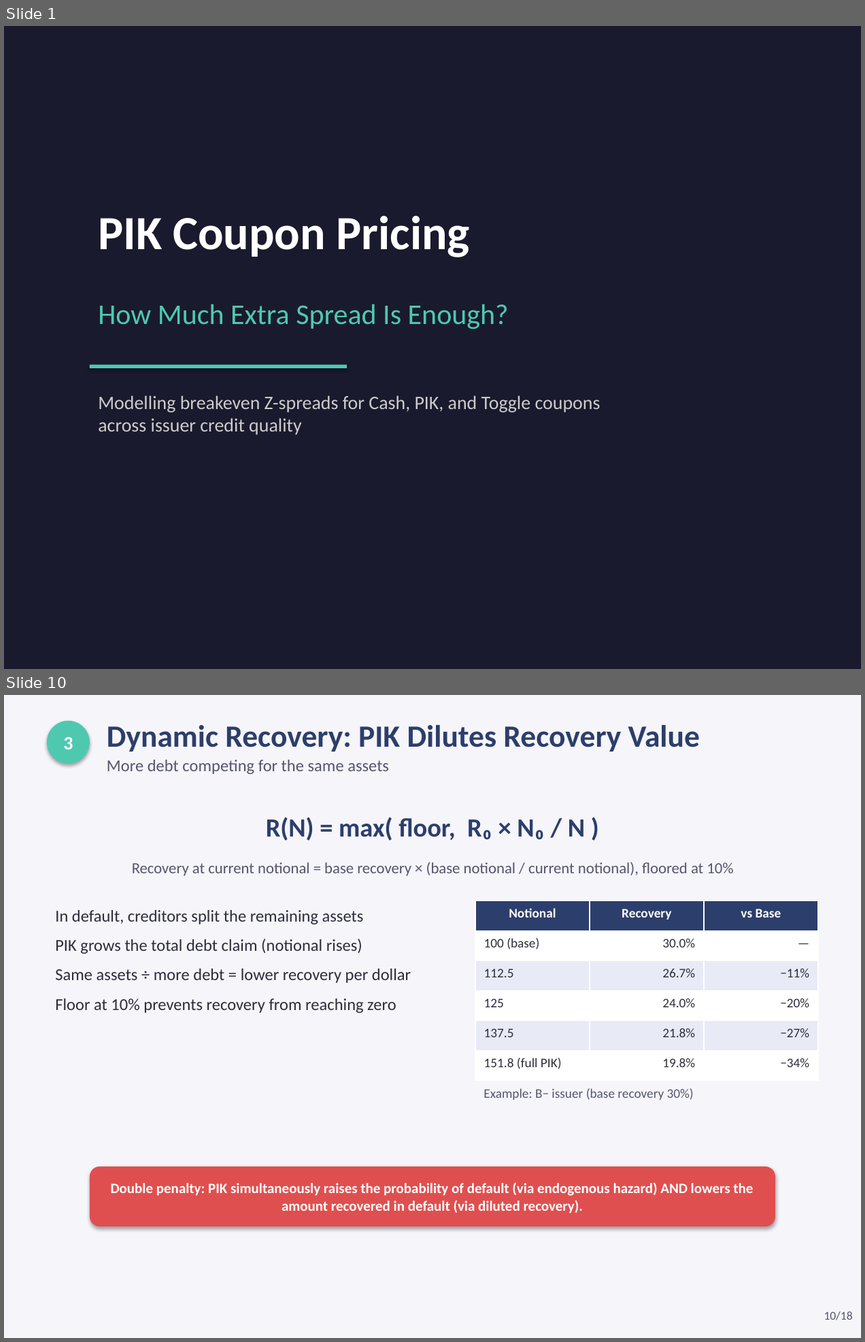
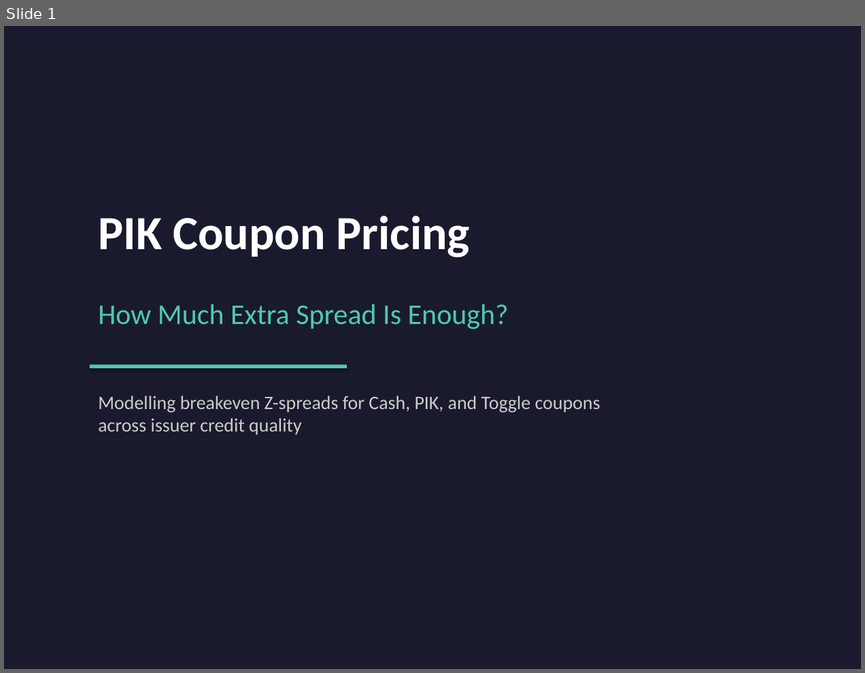
Before and after one commit to jeickmeier/rfin, a slide deck: finstack-py/examples/scripts/valuations/instruments/pik_coupon_pricing.pptx. Shown one above the other, each under a label of ours: slides 1 and 10 before the commit, slide 1 after it; the slides between them are not shown. The pictures are 865x1342 and 865x673 pixels, drawn with LibreOffice and Linux fonts; fonts in the diff are those of the drawing. Boxes give left, top, right and bottom in pixels: in the first picture for what was removed or moved away, otherwise in the second. Text is boxed around its words. In the diff, an @@ line names an element or a change of style, - is before the commit and + after.

```diff
--- a/finstack-py/examples/scripts/valuations/instruments/pik_coupon_pricing.pptx
+++ b/finstack-py/examples/scripts/valuations/instruments/pik_coupon_pricing.pptx
@@ slide 10 removed at [4, 695, 861, 1338], background #F5F5FA @@
@@ ellipse removed at [47, 721, 90, 764] @@
-3
@@ text removed at [107, 725, 700, 751] @@
-Dynamic Recovery: PIK Dilutes Recovery Value
@@ text removed at [107, 760, 389, 774] @@
-More debt competing for the same assets
@@ text removed at [266, 817, 585, 841] @@
-R(N) = max( floor, R₀ × N₀ / N )
@@ text removed at [132, 862, 733, 876] @@
-Recovery at current notional = base recovery × (base notional / current notional), floored at 10%
@@ text removed at [55, 910, 411, 1013] @@
-In default, creditors split the remaining assets
-PIK grows the total debt claim (notional rises)
-Same assets ÷ more debt = lower recovery per dollar
-Floor at 10% prevents recovery from reaching zero
@@ table removed at [475, 900, 817, 1081], 6 rows, 3 columns @@
-Notional | Recovery | vs Base
-100 (base) | 30.0% | —
-112.5 | 26.7% | −11%
-125 | 24.0% | −20%
-137.5 | 21.8% | −27%
-151.8 (full PIK) | 19.8% | −34%
@@ text removed at [483, 1088, 694, 1100] @@
-Example: B− issuer (base recovery 30%)
@@ rounded rectangle removed at [90, 1166, 775, 1226] @@
-Double penalty: PIK simultaneously raises the probability of default (via endogenous hazard) AND lowers the amount recovered in default (via diluted recovery).
@@ text removed at [824, 1311, 853, 1320] @@
-10/18
```
Also in this commit, not shown: 5 slides changed, 11 other slides removed, 10 other files.
